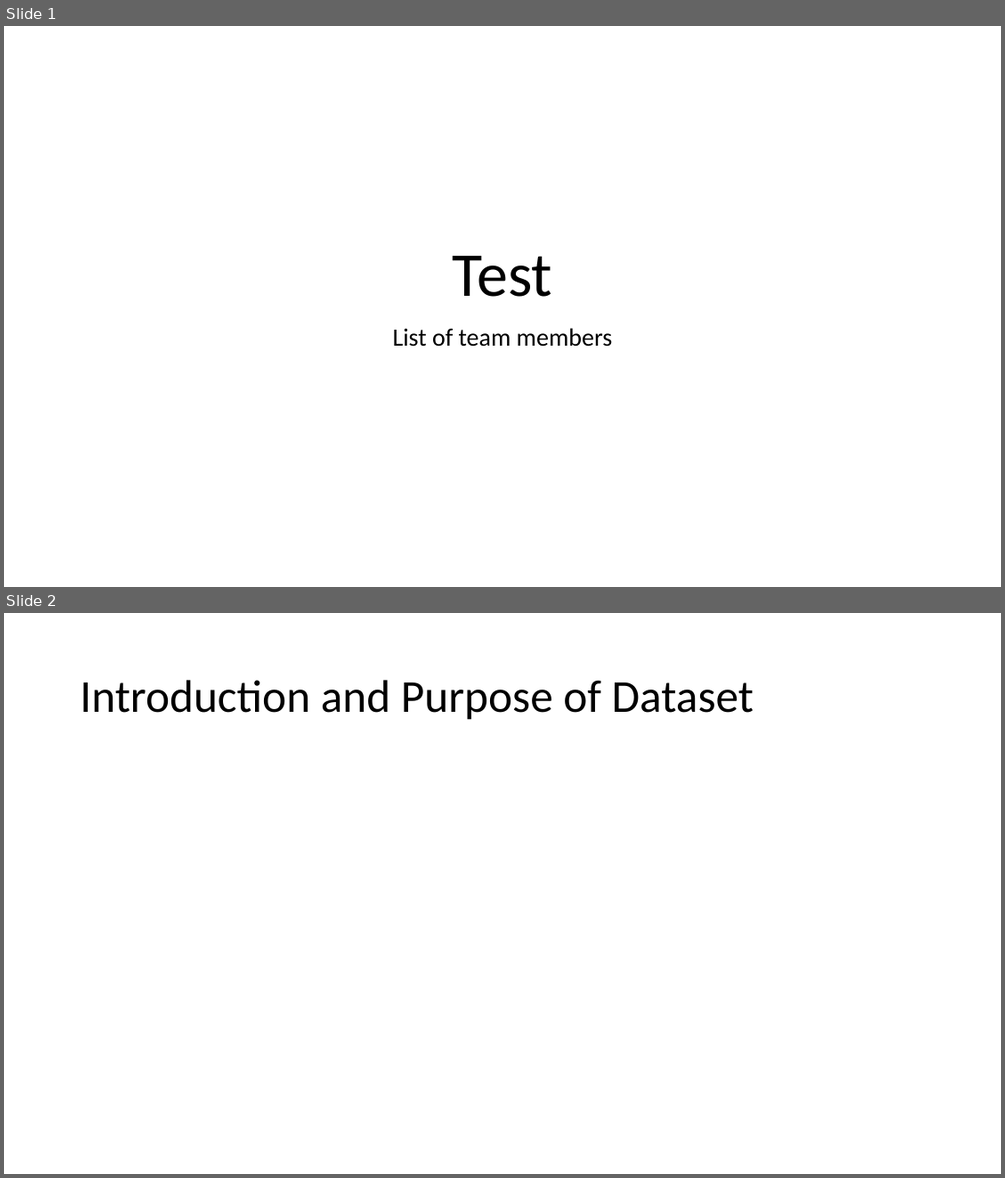
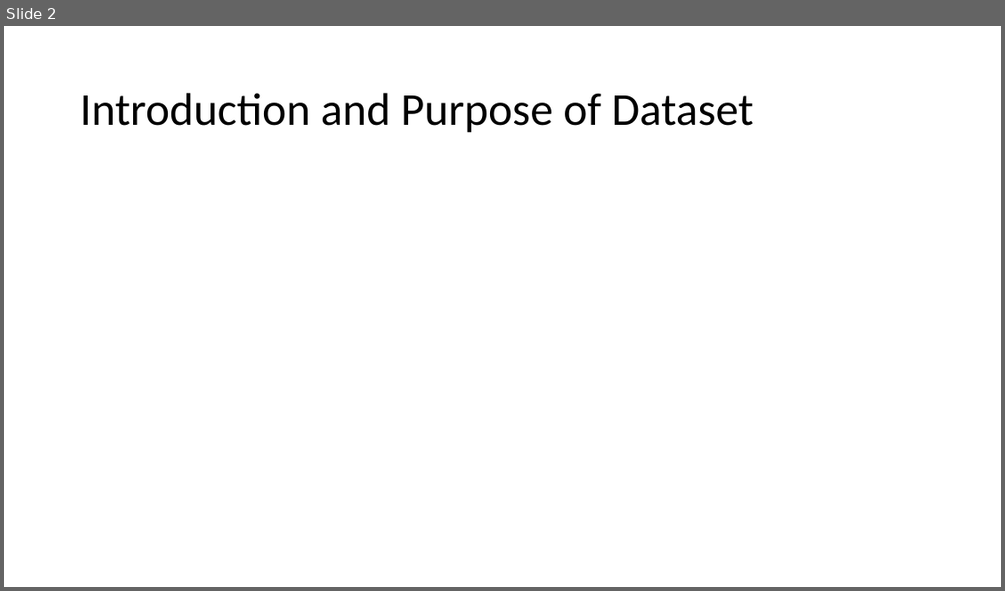
Before and after one commit to minhmgnvo/dsci511-group-assignment, a slide deck: Project-Presentation-Template.pptx. Shown one above the other, each under a label of ours: slides 1 and 2 before the commit, slide 2 after it. The pictures are 1005x1178 and 1005x591 pixels, drawn with LibreOffice and Linux fonts; fonts in the diff are those of the drawing. Boxes give left, top, right and bottom in pixels: in the first picture for what was removed or moved away, otherwise in the second. Text is boxed around its words. In the diff, an @@ line names an element or a change of style, - is before the commit and + after.

```diff
--- a/Project-Presentation-Template.pptx
+++ b/Project-Presentation-Template.pptx
@@ slide 1 removed at bbox=[4, 26, 1001, 587], background #FFFFFF @@
@@ title removed at bbox=[453, 256, 553, 297] @@
-Test
@@ subtitle removed at bbox=[393, 328, 613, 346] @@
-List of team members
```
Also in this commit, not shown: 2 slides changed, 1 slide added, 1 other file.
